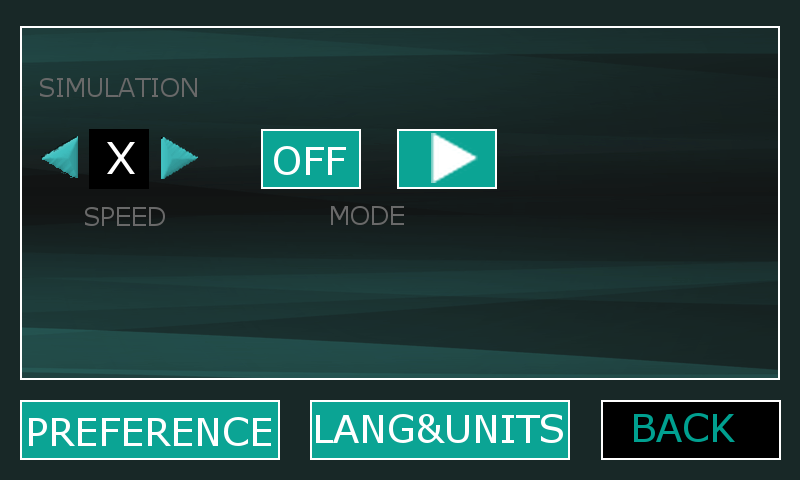
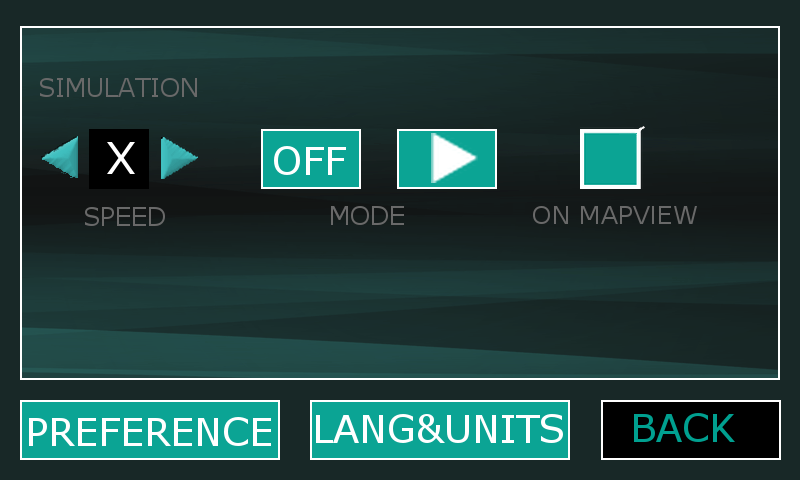
Comparing the layer stacks of the two 800px x 480px images. Changes:
added group "onmapview-disable" with 1 layers above "onmapview-enable" over [580, 127, 643, 189]
added layer "Clipboard copy" in group "onmapview-disable" over [580, 127, 643, 189]
added group "onmapview-enable" with 1 layers above "onmapviewTitle" over [580, 126, 645, 189]
added layer "Clipboard" in group "onmapview-enable" over [580, 126, 645, 189]
added layer "onmapviewTitle" above "speed-up" over [533, 206, 697, 224]
